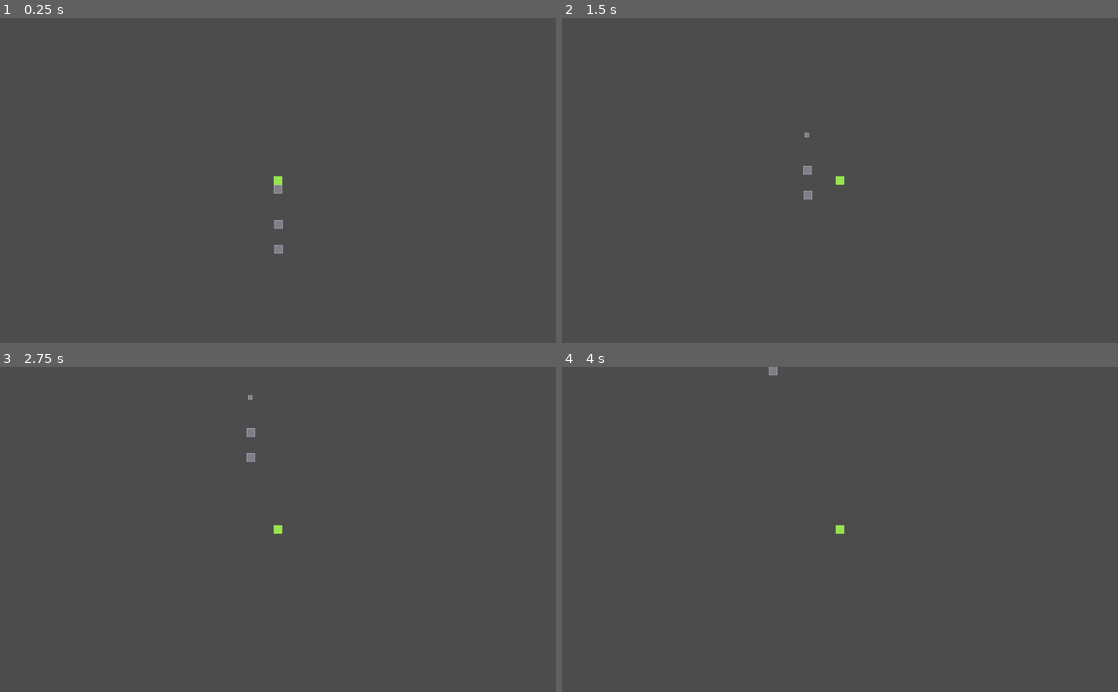
Above: before the commit, frames 1-4 (two rows, left to right).
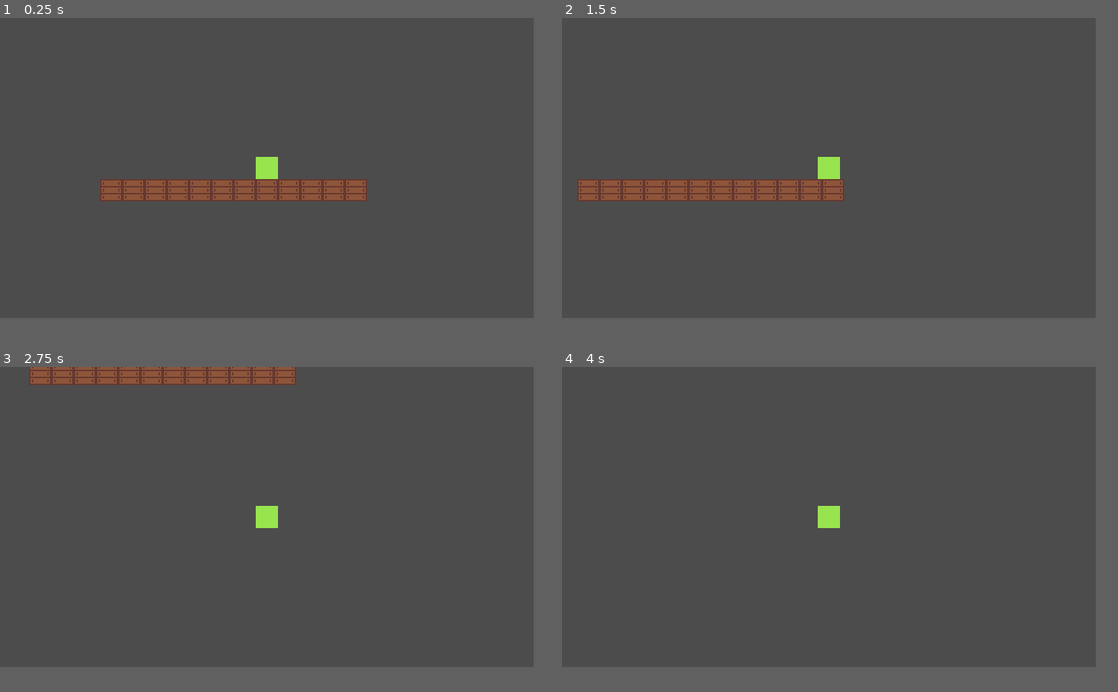
Above: after the commit, the same moments.

Repository: ItsSeaJay/gawc-decay
Game: Godot game, scene res://Game.tscn
Two runs of this game, one before a commit and one after it. Both use one fixed random seed, a clock stepped at 60 frames per second and the inputs below.
Inputs:
- Up to frame 1 (0.25 s): no input
- Up to frame 2 (1.5 s): tap Enter at 0.5 s; hold D (move_right) from 0.53 s (still down); tap Space (move_jump) at 0.6, 0.77, 1.07, 1.35 s
- Up to frame 3 (2.75 s): tap Space (move_jump) at 1.52, 1.82, 2.1 s; release D (move_right) at 2.03 s; hold A (move_left) from 2.03 s (still down)
- Up to frame 4 (4 s): release A (move_left) at 2.78 s; hold D (move_right) from 2.78 s (still down); tap Space (move_jump) at 2.85, 3.02, 3.32, 3.6, 3.77 s
In our replay, the window is 800x468 before the commit and 768x432 after it. These sizes can differ from the game's own. Grey fills any space a smaller window leaves; there, only what the larger window draws over its background counts as a difference.

The runs differ from the first frame. In frame 1, 3.6% of the frame differs, in the area x 18-66%, y 42-73%; in frame 2, 3.6%; in frame 3, 3.1%; in frame 4, 0.3%.

Commit message:
Setup project for pixel art

Diff:
--- a/Game.tscn
+++ b/Game.tscn
@@ -1,17 +1,11 @@
 [gd_scene load_steps=3 format=2]
 
-[ext_resource path="res://environment/blocks/iron/IronBlock.tscn" type="PackedScene" id=1]
+[ext_resource path="res://levels/test/TestLevel.tscn" type="PackedScene" id=1]
 [ext_resource path="res://player/Player.tscn" type="PackedScene" id=2]
 
 [node name="Game" type="Node2D"]
 
-[node name="IronBlock" parent="." instance=ExtResource( 1 )]
+[node name="Player" parent="." instance=ExtResource( 2 )]
+position = Vector2( 0, -16.61 )
 
-[node name="IronBlock2" parent="." instance=ExtResource( 1 )]
-position = Vector2( 1.10956, 64.6318 )
-
-[node name="IronBlock3" parent="." instance=ExtResource( 1 )]
-position = Vector2( 1.38695, 111.233 )
-
-[node name="Player" parent="." instance=ExtResource( 2 )]
-position = Vector2( 0, -41.8115 )
+[node name="TestLevel" parent="." instance=ExtResource( 1 )]
--- /dev/null
+++ b/environment/blocks/wood/WoodBlock.tscn
@@ -0,0 +1,18 @@
+[gd_scene load_steps=3 format=2]
+
+[ext_resource path="res://environment/blocks/wood/WoodBlock.png" type="Texture" id=1]
+
+[sub_resource type="RectangleShape2D" id=1]
+extents = Vector2( 8, 8 )
+
+[node name="WoodBlock" type="StaticBody2D"]
+position = Vector2( 0.832169, 24.6877 )
+
+[node name="CollisionShape2D" type="CollisionShape2D" parent="."]
+shape = SubResource( 1 )
+__meta__ = {
+"_edit_lock_": true
+}
+
+[node name="Sprite" type="Sprite" parent="."]
+texture = ExtResource( 1 )
--- /dev/null
+++ b/levels/test/TestLevel.tscn
@@ -0,0 +1,41 @@
+[gd_scene load_steps=2 format=2]
+
+[ext_resource path="res://environment/blocks/wood/WoodBlock.tscn" type="PackedScene" id=1]
+
+[node name="TestLevel" type="Node2D"]
+
+[node name="WoodBlock" parent="." instance=ExtResource( 1 )]
+position = Vector2( 0.0915222, 0 )
+
+[node name="WoodBlock2" parent="." instance=ExtResource( 1 )]
+position = Vector2( 16.0979, 0 )
+
+[node name="WoodBlock3" parent="." instance=ExtResource( 1 )]
+position = Vector2( -15.9149, 0 )
+
+[node name="WoodBlock6" parent="." instance=ExtResource( 1 )]
+position = Vector2( 48.1107, 0 )
+
+[node name="WoodBlock5" parent="." instance=ExtResource( 1 )]
+position = Vector2( 64.1171, 0 )
+
+[node name="WoodBlock4" parent="." instance=ExtResource( 1 )]
+position = Vector2( 32.1043, 0 )
+
+[node name="WoodBlock12" parent="." instance=ExtResource( 1 )]
+position = Vector2( -95.9468, 0 )
+
+[node name="WoodBlock11" parent="." instance=ExtResource( 1 )]
+position = Vector2( -79.9404, 0 )
+
+[node name="WoodBlock10" parent="." instance=ExtResource( 1 )]
+position = Vector2( -111.953, 0 )
+
+[node name="WoodBlock9" parent="." instance=ExtResource( 1 )]
+position = Vector2( -47.9276, 0 )
+
+[node name="WoodBlock8" parent="." instance=ExtResource( 1 )]
+position = Vector2( -31.9213, 0 )
+
+[node name="WoodBlock7" parent="." instance=ExtResource( 1 )]
+position = Vector2( -63.934, 0 )
--- a/player/Player.gd
+++ b/player/Player.gd
@@ -15,17 +15,20 @@
 
 var state = State.STATE_NORMAL
 var gravity
+var jump_speed
 
 onready var velocity = Vector2.ZERO
 onready var velocity_final = Vector2.ZERO
 
 func _ready():
 	gravity = 2 * jump_height / pow(jump_duration, 2)
+	jump_speed = -sqrt(2 * gravity * jump_height)
 
 func _physics_process(delta):
 	match(state):
 		State.STATE_NORMAL:
 			process_movement()
+			process_jumping()
 
 			if not is_on_floor():
 				transition(State.STATE_AIRBORNE)
@@ -41,6 +44,10 @@
 func process_movement():
 	velocity.x = get_input_direction() * movement_speed
 
+func process_jumping():
+	if Input.is_action_just_pressed("move_jump"):
+		velocity.y = -jump_speed
+
 func process_falling():
 	velocity.y = min(velocity.y + gravity, terminal_velocity)
 
--- a/project.godot
+++ b/project.godot
@@ -21,9 +21,16 @@
 [application]
 
 config/name="GAWK Decay"
-config/description="Side-Scrolling platformer where the entire leve"
+config/description="Side-Scrolling platformer where the entire level is falling apart around you."
 run/main_scene="res://Game.tscn"
 config/icon="res://icon.png"
+
+[display]
+
+window/size/width=384
+window/size/height=216
+window/stretch/mode="viewport"
+window/stretch/aspect="expand"
 
 [importer_defaults]
 
@@ -70,4 +77,6 @@
 
 [rendering]
 
+quality/2d/use_pixel_snap=true
 environment/default_environment="res://default_env.tres"
+quality/dynamic_fonts/use_oversampling=false
Binary file added: environment/blocks/wood/WoodBlock.png
Not shown, added: environment/blocks/wood/WoodBlock.png.import
Binary file added: environment/goal_flag/GoalFlag.aseprite
Binary file added: environment/goal_flag/GoalFlag.png
Not shown, added: environment/goal_flag/GoalFlag.png.import
Binary file added: tilemap/tilemap.png
Not shown, added: tilemap/tilemap.png.import
